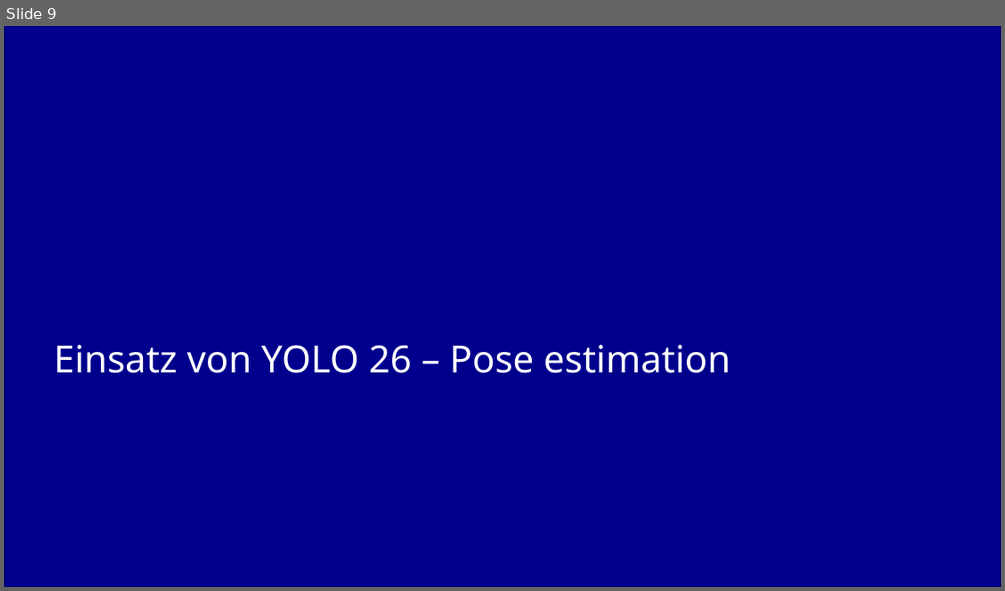
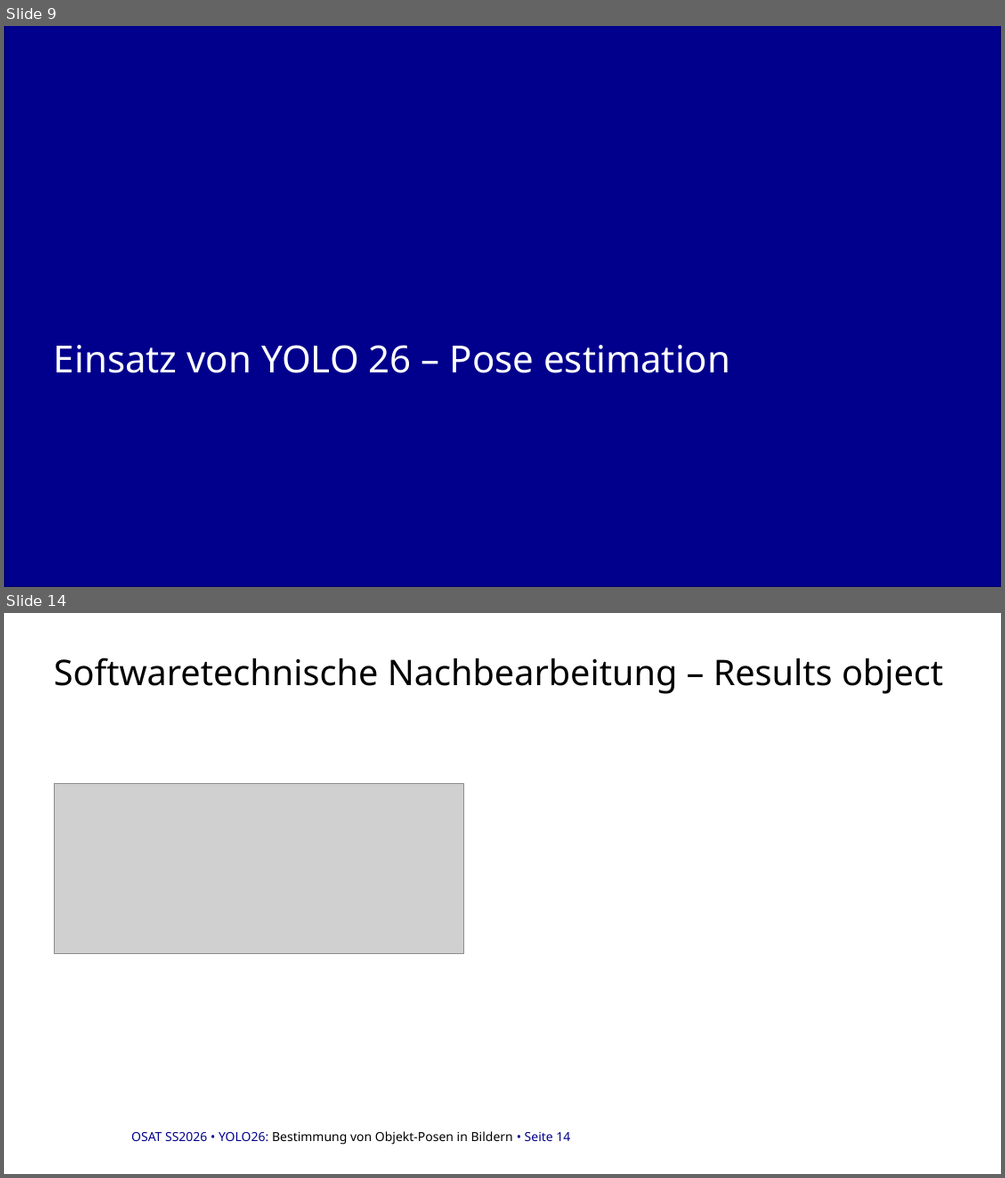
Before and after one commit to danhcon123/yolo_pose_estimation, a slide deck: docu/Zwischen Präsentation.pptx. Shown one above the other, each under a label of ours: slide 9 before the commit, slides 9 and 14 after it; the slides between them are not shown. The pictures are 1005x591 and 1005x1178 pixels, drawn with LibreOffice and Linux fonts; fonts in the diff are those of the drawing; grey boxes stand for pictures; background and template pictures are left out. Boxes give left, top, right and bottom in pixels: in the first picture for what was removed or moved away, otherwise in the second. Text is boxed around its words. In the diff, an @@ line names an element or a change of style, - is before the commit and + after.

Commit message:
Folie für softwaretechnische Nachbearbeitung

```diff
--- a/docu/Zwischen Präsentation.pptx
+++ b/docu/Zwischen Präsentation.pptx
@@ slide 14 added at [4, 613, 1001, 1174], background #FFFFFF @@
@@ title added at [54, 657, 943, 694], 34 pt, text #000000 @@
+Softwaretechnische Nachbearbeitung – Results object
@@ picture added at [54, 784, 464, 954] @@
@@ text added at [131, 1131, 570, 1144], 12 pt, text #000000 @@
+OSAT SS2026 • YOLO26: Bestimmung von Objekt-Posen in Bildern • Seite 14
```
Also in this commit, not shown: 6 slides changed, 6 other slides added, 3 slides removed, 1 other file.
